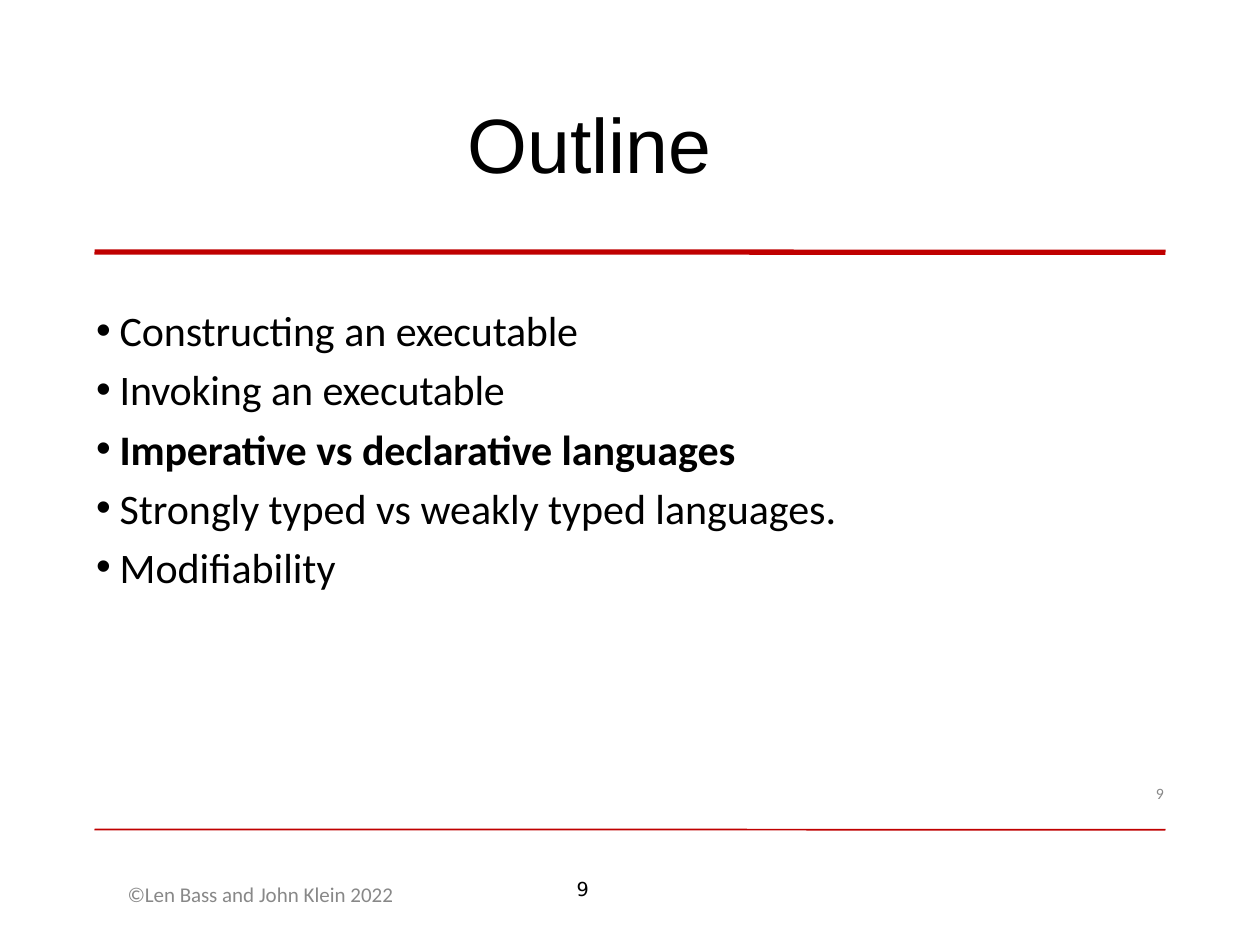
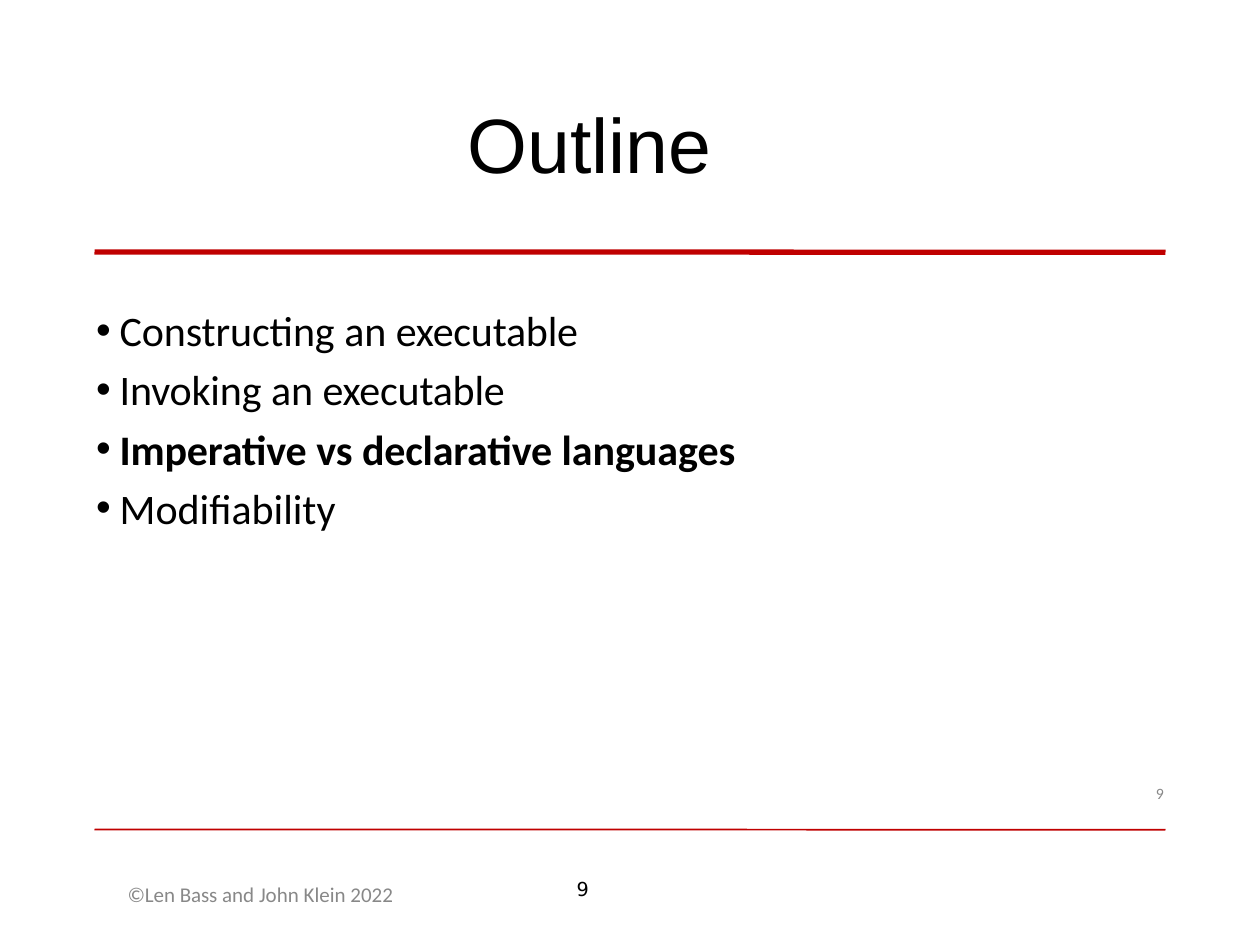
Before and after one commit to len-bass/dosebook, a slide deck: slide 9 of Chap 8 - DevOps preliminaries.pptx. Drawn at 1260x945 pixels with LibreOffice and Linux fonts; fonts in the diff are those of the drawing; background and template pictures are left out. Boxes give left, top, right and bottom in pixels: in the first picture for what was removed or moved away, otherwise in the second. Text is boxed around its words. In the diff, an @@ line names an element or a change of style, - is before the commit and + after.

```diff
--- a/Chap 8 - DevOps preliminaries.pptx
+++ b/Chap 8 - DevOps preliminaries.pptx
@@ text at [120, 494, 836, 532]: paragraph removed @@
-• Strongly typed vs weakly typed languages.
```
Also in this commit, not shown: 4 other slides changed, 1 slide removed.
